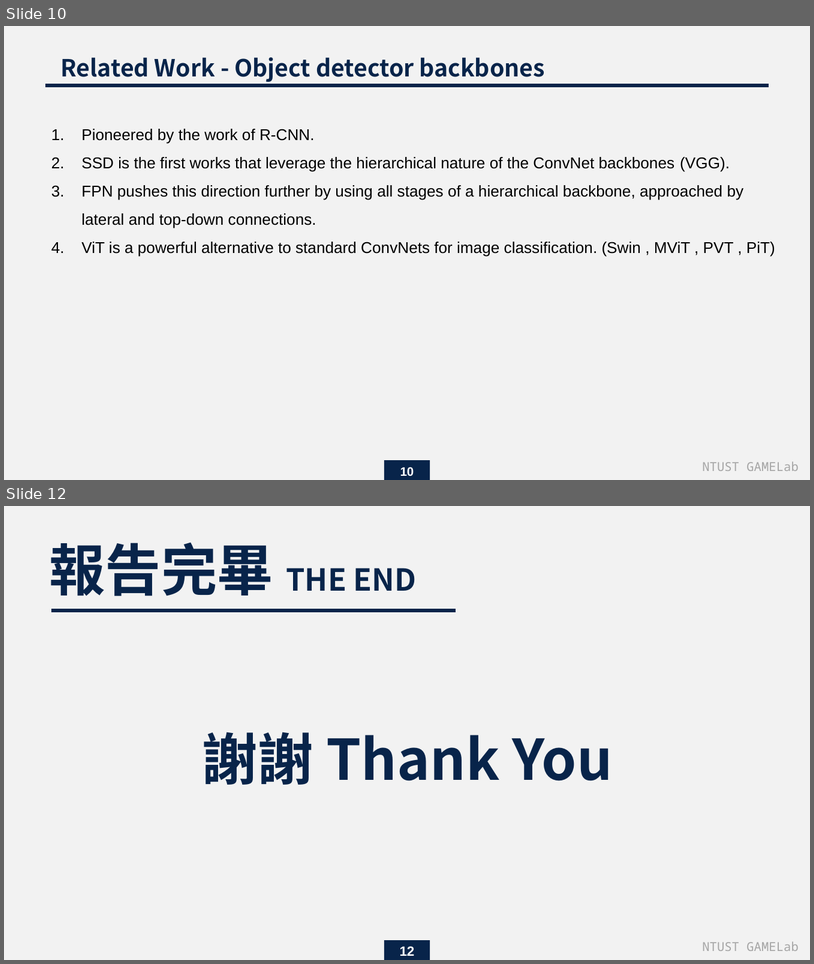
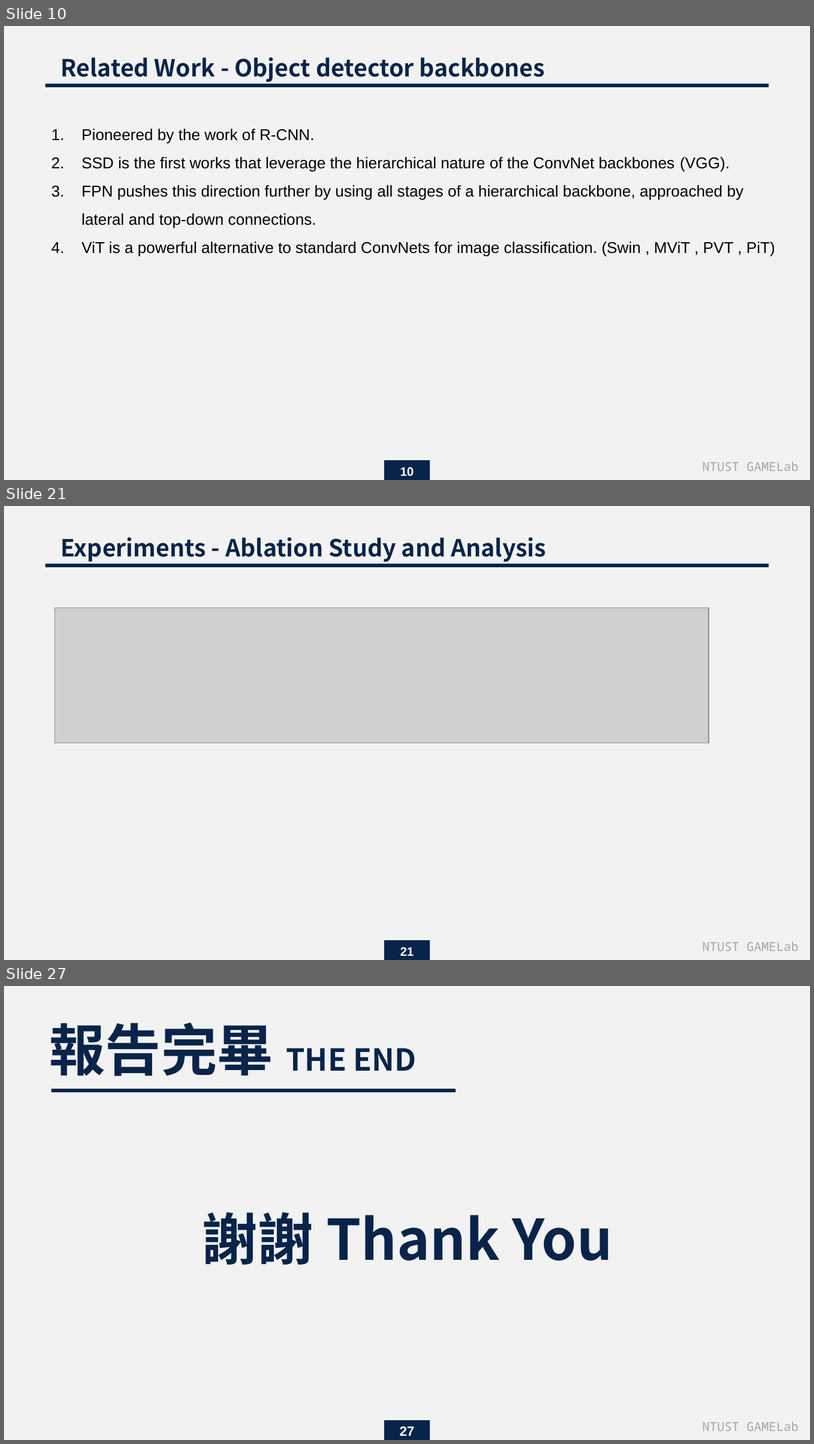
Before and after one commit to endman100/paper-, a slide deck: Exploring Plain Vision Transformer Backbones for Object Detection_M11015039.pptx. Shown one above the other, each under a label of ours: slides 10 and 12 before the commit, slides 10, 21 and 27 after it; the slides between them are not shown. The pictures are 814x964 and 814x1444 pixels, drawn with LibreOffice and Linux fonts; fonts in the diff are those of the drawing; grey boxes stand for pictures. Boxes give left, top, right and bottom in pixels: in the first picture for what was removed or moved away, otherwise in the second. Text is boxed around its words. In the diff, an @@ line names an element or a change of style, - is before the commit and + after.

```diff
--- a/Exploring Plain Vision Transformer Backbones for Object Detection_M11015039.pptx
+++ b/Exploring Plain Vision Transformer Backbones for Object Detection_M11015039.pptx
@@ slide 21 added at box(4, 506, 810, 960), background #F2F2F2 @@
@@ text added at box(61, 537, 546, 562), 21 pt, text #08244A, bold @@
+Experiments - Ablation Study and Analysis
@@ line added from (768, 565) to (46, 565), #08244A 3 pt @@
@@ picture added at box(55, 607, 709, 743) @@
@@ rectangle added at box(384, 940, 431, 960), fill #08244A @@
@@ page number added at box(401, 946, 414, 955), 11 pt, text #FFFFFF, bold @@
+21
@@ text added at box(702, 941, 798, 951), 11 pt, text #A5A5A5 @@
+NTUST GAMELab
@@ what was slide 12 is now slide 27 @@
@@ page number at box(400, 1426, 415, 1435): text changed @@
-12
+27
```
Also in this commit, not shown: 1 slide changed, 14 other slides added.
